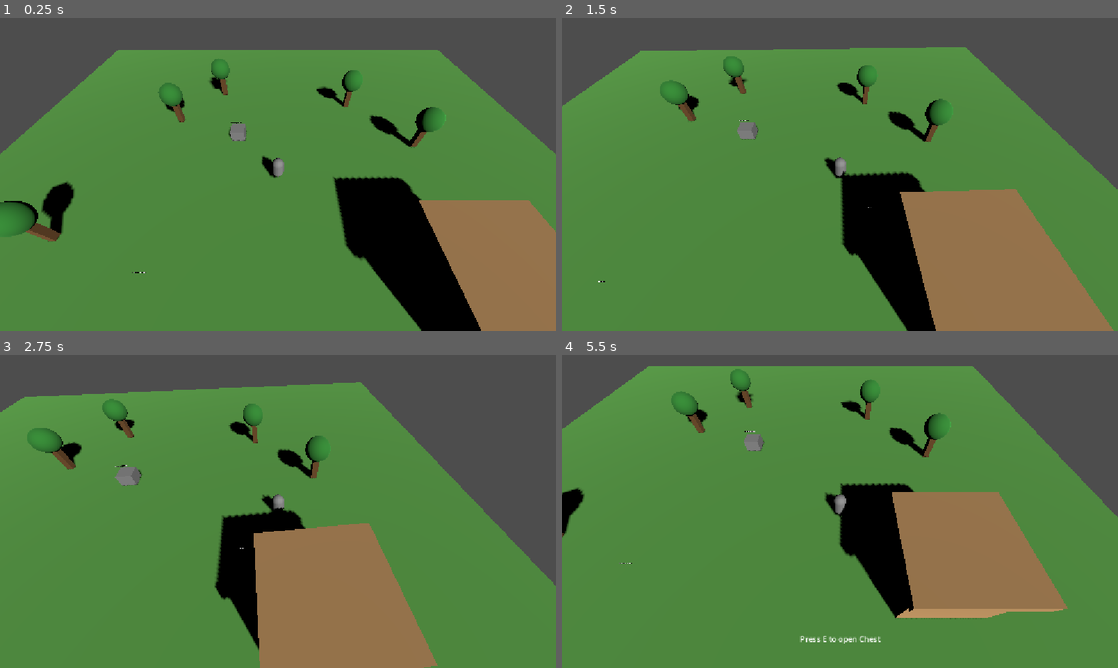
Above: before the commit, frames 1-4 (two rows, left to right).
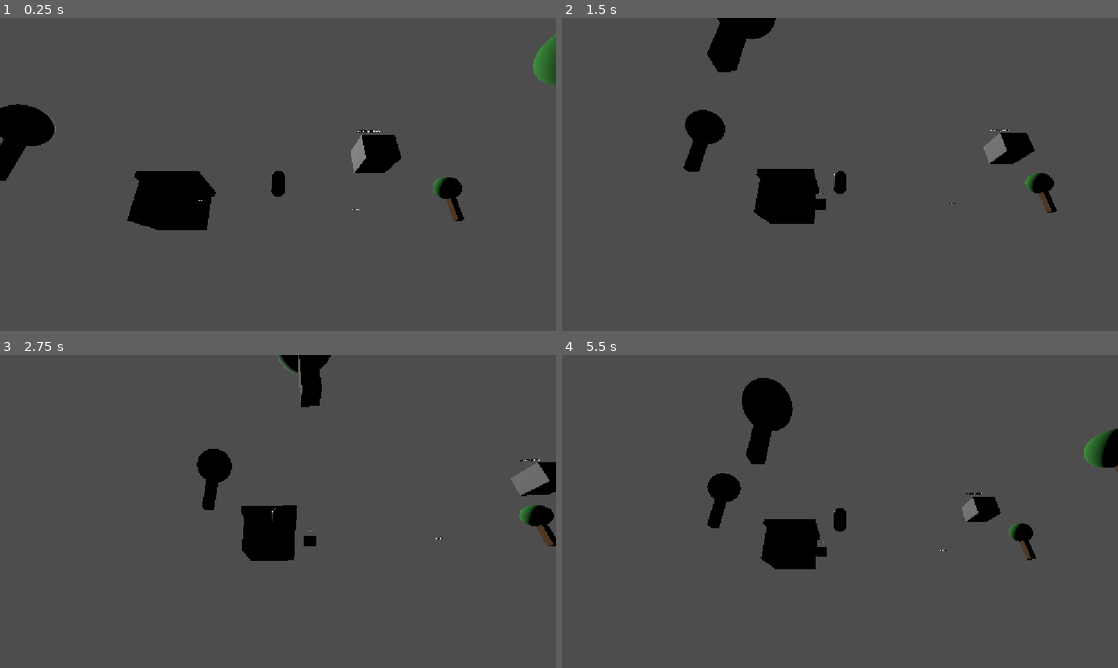
Above: after the commit, the same moments.

Repository: daviilegends/mmorpg_final
Game: Godot game, scene res://scenes/world/test_map.tscn
The game is run twice, just before and just after one commit, with the same random seed, the same clock (stepped at 60 frames per second) and the same inputs.
Inputs (mouse positions are in pixels of both pictures, inside the frame that each line leads up to):
- Up to frame 1 (0.25 s): no input
- Up to frame 2 (1.5 s): move the mouse to (962, 158) at 0.52 s; hold D (move_right) 0.53-1.25 s; hold E (interact) 0.53-1.25 s; click (962, 158) at 0.67 s; drag from (728, 190) to (812, 237) at 1.27 s
- Up to frame 3 (2.75 s): move the mouse to (333, 442) at 2.02 s; hold D (move_right) from 2.03 s (still down); hold E (interact) from 2.03 s (still down); click (333, 442) at 2.17 s
- Up to frame 4 (5.5 s): release D (move_right) at 2.75 s; release E (interact) at 2.75 s; drag from (812, 574) to (673, 464) at 2.77 s; move the mouse to (1006, 558) at 3.52 s; hold A (move_left) 3.53-4.25 s; hold E (interact) 3.53-4.25 s; click (1006, 558) at 3.67 s; drag from (673, 464) to (756, 433) at 4.27 s; move the mouse to (867, 511) at 5.02 s; hold S (move_backward) from 5.03 s (still down); hold E (interact) from 5.03 s (still down); click (867, 511) at 5.17 s

The runs differ from the first frame. In frame 1, 84% of the frame differs, in the area x 0-100%, y 5-100%; in frame 2, 83%; in frame 3, 79%; in frame 4, 89%, in the area x 0-100%, y 3-100%.

Commit message:
WoW-style camera and right-click interaction
- Orbit camera: right-click drag to rotate, scroll wheel to zoom in/out
- Camera-relative movement: WASD moves relative to camera facing
- Right-click interaction: click on nearby objects to interact (raycast)
- Distinguishes camera drag from interaction click via drag threshold
- Prompt updated to "Right-click to..." instead of "Press E to..."

Co-Authored-By: Claude Sonnet 4.6 <noreply@anthropic.com>

Diff:
--- a/scenes/player/player.tscn
+++ b/scenes/player/player.tscn
@@ -29,10 +29,8 @@
 mesh = SubResource("CapsuleMesh_001")
 
 [node name="Camera3D" type="Camera3D" parent="."]
-transform = Transform3D(1, 0, 0, 0, 0.78, 0.63, 0, -0.63, 0.78, 0, 10, 8)
 script = ExtResource("2")
 target = NodePath("..")
-offset = Vector3(0, 10, 8)
 
 [node name="InteractionManager" type="Node3D" parent="."]
 script = ExtResource("3")
--- a/scripts/core/interactable.gd
+++ b/scripts/core/interactable.gd
@@ -7,7 +7,7 @@
 signal interacted
 
 func get_prompt_text() -> String:
-	return "Press E to %s %s" % [interaction_prompt, display_name]
+	return "Right-click to %s %s" % [interaction_prompt, display_name]
 
 func interact() -> void:
 	interacted.emit()
--- a/scripts/player/camera_follow.gd
+++ b/scripts/player/camera_follow.gd
@@ -1,20 +1,71 @@
 extends Camera3D
 
 @export var target: NodePath
-@export var offset: Vector3 = Vector3(0, 10, 8)
-@export var smooth_speed: float = 5.0
+@export var distance: float = 12.0
+@export var min_distance: float = 3.0
+@export var max_distance: float = 25.0
+@export var zoom_speed: float = 1.5
+@export var mouse_sensitivity: float = 0.003
+@export var smooth_speed: float = 8.0
+@export var pitch_min: float = -80.0
+@export var pitch_max: float = -10.0
 
 var _target_node: Node3D
+var _yaw: float = 0.0
+var _pitch: float = -35.0
+var _rotating: bool = false
+var _drag_threshold: float = 4.0
+var _mouse_press_pos: Vector2 = Vector2.ZERO
+var _dragged: bool = false
 
 func _ready() -> void:
 	if target:
 		_target_node = get_node(target)
 	top_level = true
 
+func _unhandled_input(event: InputEvent) -> void:
+	if event is InputEventMouseButton:
+		var mb := event as InputEventMouseButton
+		if mb.button_index == MOUSE_BUTTON_RIGHT:
+			if mb.pressed:
+				_rotating = true
+				_dragged = false
+				_mouse_press_pos = mb.position
+			else:
+				_rotating = false
+				Input.mouse_mode = Input.MOUSE_MODE_VISIBLE
+		elif mb.button_index == MOUSE_BUTTON_WHEEL_UP:
+			distance = clampf(distance - zoom_speed, min_distance, max_distance)
+		elif mb.button_index == MOUSE_BUTTON_WHEEL_DOWN:
+			distance = clampf(distance + zoom_speed, min_distance, max_distance)
+
+	if event is InputEventMouseMotion and _rotating:
+		var mm := event as InputEventMouseMotion
+		if not _dragged:
+			if _mouse_press_pos.distance_to(mm.position) > _drag_threshold:
+				_dragged = true
+				Input.mouse_mode = Input.MOUSE_MODE_CAPTURED
+		if _dragged:
+			_yaw -= mm.relative.x * mouse_sensitivity
+			_pitch -= mm.relative.y * mouse_sensitivity
+			_pitch = clampf(_pitch, deg_to_rad(pitch_min), deg_to_rad(pitch_max))
+
 func _physics_process(delta: float) -> void:
 	if not _target_node:
 		return
 
-	var desired_position := _target_node.global_position + offset
-	global_position = global_position.lerp(desired_position, smooth_speed * delta)
-	look_at(_target_node.global_position, Vector3.UP)
+	var pivot := _target_node.global_position + Vector3(0, 1.2, 0)
+	var offset := Vector3.ZERO
+	offset.x = distance * cos(_pitch) * sin(_yaw)
+	offset.y = distance * -sin(_pitch)
+	offset.z = distance * cos(_pitch) * cos(_yaw)
+
+	var desired := pivot + offset
+	global_position = global_position.lerp(desired, smooth_speed * delta)
+	look_at(pivot, Vector3.UP)
+
+func was_drag() -> bool:
+	return _dragged
+
+func get_yaw() -> float:
+	return _yaw
--- a/scripts/player/interaction_manager.gd
+++ b/scripts/player/interaction_manager.gd
@@ -6,6 +6,7 @@
 var nearest: Interactable = null
 
 @onready var area: Area3D = $InteractionArea
+@onready var camera: Camera3D = get_parent().get_node("Camera3D")
 
 func _ready() -> void:
 	add_to_group("interaction_manager")
@@ -15,9 +16,32 @@
 func _process(_delta: float) -> void:
 	_update_nearest()
 
-func _input(event: InputEvent) -> void:
-	if event.is_action_pressed("interact") and nearest:
-		nearest.interact()
+func _unhandled_input(event: InputEvent) -> void:
+	if event is InputEventMouseButton:
+		var mb := event as InputEventMouseButton
+		if mb.button_index == MOUSE_BUTTON_RIGHT and not mb.pressed:
+			if camera.has_method("was_drag") and camera.was_drag():
+				return
+			_try_interact_at(mb.position)
+
+func _try_interact_at(screen_pos: Vector2) -> void:
+	if not camera:
+		return
+
+	var from := camera.project_ray_origin(screen_pos)
+	var dir := camera.project_ray_normal(screen_pos)
+	var to := from + dir * 100.0
+
+	var space := get_world_3d().direct_space_state
+	var query := PhysicsRayQueryParameters3D.create(from, to, 2)
+	var result := space.intersect_ray(query)
+
+	if result.is_empty():
+		return
+
+	var collider := result.get("collider")
+	if collider is Interactable and collider in _nearby:
+		collider.interact()
 
 func _on_area_entered(area_node: Area3D) -> void:
 	if area_node is Interactable:
--- a/scripts/player/player_controller.gd
+++ b/scripts/player/player_controller.gd
@@ -5,17 +5,23 @@
 @export var gravity: float = 20.0
 
 @onready var model: Node3D = $Model
+@onready var camera: Camera3D = $Camera3D
 
 func _physics_process(delta: float) -> void:
-	var input_dir := Vector3.ZERO
+	var input_dir := Vector2.ZERO
 	input_dir.x = Input.get_axis("move_left", "move_right")
-	input_dir.z = Input.get_axis("move_forward", "move_backward")
+	input_dir.y = Input.get_axis("move_forward", "move_backward")
 
 	if input_dir.length() > 1.0:
 		input_dir = input_dir.normalized()
 
-	velocity.x = input_dir.x * move_speed
-	velocity.z = input_dir.z * move_speed
+	var cam_yaw: float = camera.get_yaw() if camera.has_method("get_yaw") else 0.0
+	var forward := Vector3(sin(cam_yaw), 0, cos(cam_yaw))
+	var right := Vector3(cos(cam_yaw), 0, -sin(cam_yaw))
+	var move_dir := (forward * -input_dir.y + right * input_dir.x)
+
+	velocity.x = move_dir.x * move_speed
+	velocity.z = move_dir.z * move_speed
 
 	if not is_on_floor():
 		velocity.y -= gravity * delta
@@ -24,6 +30,6 @@
 
 	move_and_slide()
 
-	if input_dir.length() > 0.1 and model:
-		var target_angle := atan2(input_dir.x, input_dir.z)
+	if move_dir.length() > 0.1 and model:
+		var target_angle := atan2(move_dir.x, move_dir.z)
 		model.rotation.y = lerp_angle(model.rotation.y, target_angle, rotation_speed * delta)
